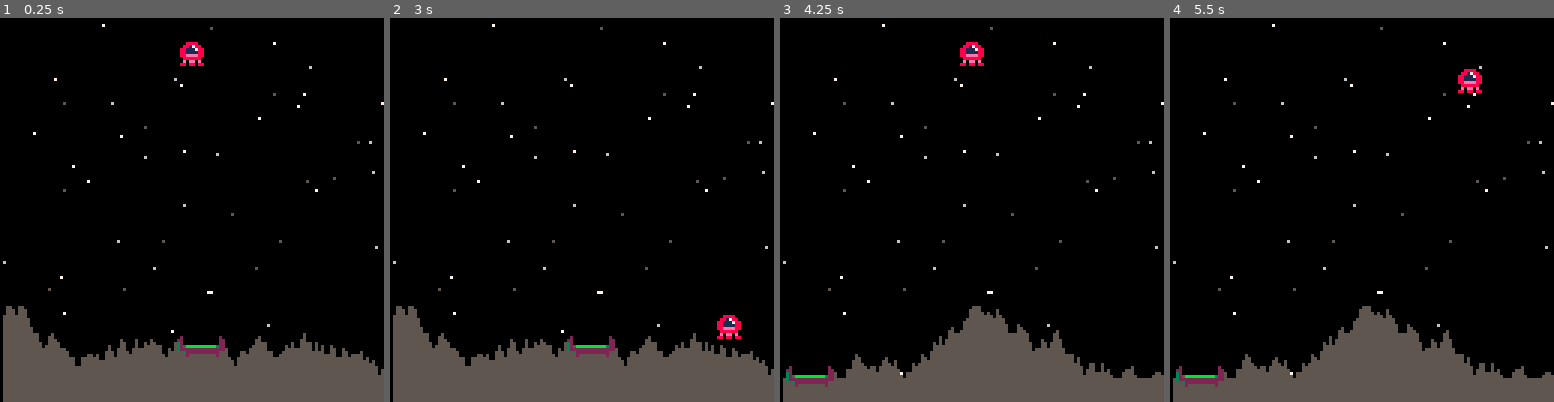
Above: before the commit, frames 1-4 (left to right).
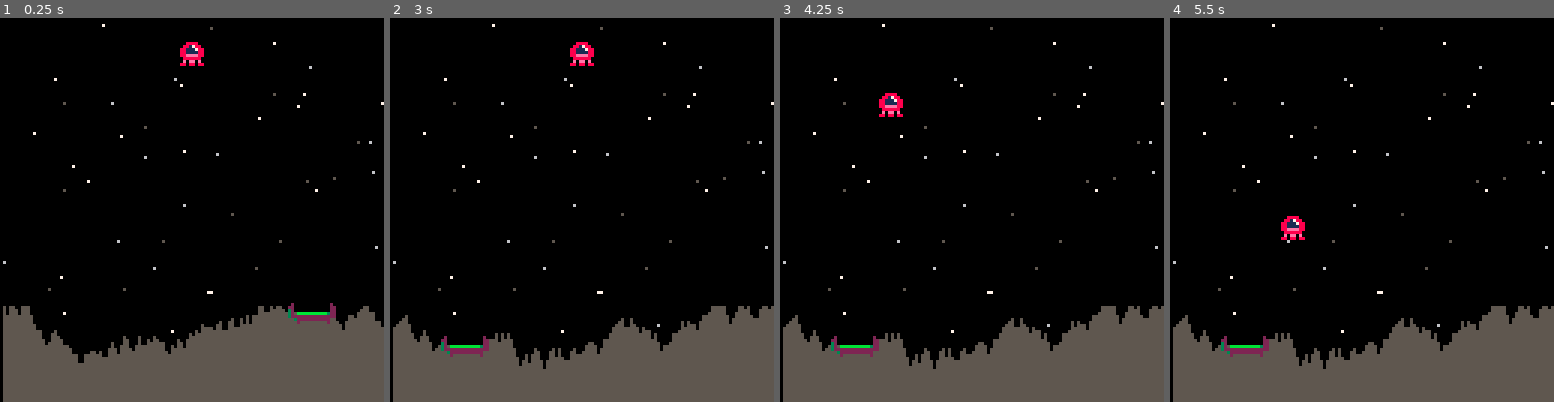
Above: after the commit, the same moments.

Repository: Abbabon/pico-8
Game: PICO-8 cartridge lander.p8
Same seed, same stepped clock (60 frames per second), same inputs: the game is played once before the commit and once after it.
Inputs:
- Up to frame 1 (0.25 s): no input
- Up to frame 2 (3 s): tap X (X key) at 0.33, 1.07, 1.85, 2.97 s; tap O (Z key) at 0.7, 1.7, 2.1, 2.5, 2.9 s; hold Right 1.6-2.1 s; hold Up 2.15-2.42 s; hold Right from 2.47 s (still down)
- Up to frame 3 (4.25 s): release Right at 3.03 s; hold Left 3.08-3.58 s; tap O (Z key) at 3.3, 3.7, 4.1 s; hold Right from 4.02 s (still down); tap X (X key) at 4.08 s
- Up to frame 4 (5.5 s): tap O (Z key) at 4.5, 4.9, 5.3 s; release Right at 4.68 s; hold Up 4.73-5.03 s; hold Left from 5.08 s (still down); tap X (X key) at 5.2 s

The runs differ from the first frame. In frame 1, 5.4% of the frame differs, in the area x 0-100%, y 74-93%; in frame 2, 5.4%; in frame 3, 9.1%, in the area x 0-100%, y 6-97%; in frame 4, 9.1%.

Commit message:
added explosion animation, beginning generic particle system

Diff:
--- a/lander.p8
+++ b/lander.p8
@@ -6,10 +6,50 @@
 
 function _init()
  g=0.025 --gravity
+ make_spriteranges()
+ init_particle_system()
+ game_setup()
+end
+
+function _update()
+ if (not game_over) then
+  move_player()
+  check_land()
+ else
+  if (btnp(5)) game_setup()
+  update_particles()
+ end
+end
+
+function _draw()
+  cls()
+  draw_stars()
+  draw_ground()
+  draw_player()
+  draw_particles();
+
+  if (game_over) then
+   if (win) then
+    print("a winner is you!", 30, 48, 11)
+   else
+    print("too bad :(", 40, 48, 8)
+   end
+   print("press ❎ to play again", 20, 70, 5)
+  end
+end
+
+function make_spriteranges()
+ explosion={}
+ explosion.a=32
+ explosion.b=34
+end
+
+function game_setup()
  game_over=false
  win=false
  make_player()
  make_ground()
+ reset_particle_system()
 end
 
 function make_player()
@@ -24,35 +64,6 @@
  p.thrust=0.075
 end
 
-function _update()
- if (not game_over) then
-  move_player()
-  check_land()
- else
-  if (btnp(5)) _init()
- end
-end
-
-function _draw()
-  cls()
-  draw_stars()
-  draw_ground()
-  draw_player()
-
-  if (game_over) then
-   if (win) then
-    print("a winner is you!", 30, 48, 11)
-   else
-    print("too bad :(", 40, 48, 8)
-   end
-   print("press ❎ to play again", 20, 70, 5)
-  end
-end
-
-function rndb(low,high) --random between
- return flr(rnd(high-low+1)+low)
-end
-
 function draw_stars()
  srand(1) --same random, fixates the stars; consider changing every few seconds
  for i=1,50 do
@@ -99,7 +110,14 @@
  if (game_over and win) then
   spr(4,p.x,p.y-8) --flag
  elseif (game_over) then
-  spr(5,p.x,p.y) --kaboom
+  draw_explosion()
+ end
+end
+
+function draw_explosion()
+ p.sprite+=1
+ if p.sprite < explosion.a or p.sprite > explosion.b then
+  p.sprite=explosion.a
  end
 end
 
@@ -167,147 +184,107 @@
  end
 end
 
-…(144 lines of a section not shown)…
+-->8
+function init_particle_system()
+ particles_gravity=0.1 --particle gravity
+ max_vel=3 --max initial particle velocity
+ min_time=2 --min/max time between particles
+ max_time=5
+ min_life=90 --particle lifetime
+ max_life=120
+ particles_t=0 --particles ticker
+ cols={1,1,1,13,13,12,12,7} --colors
+ burst=50
+ next_p=rndb(min_time,max_time)
+end
+
+function reset_particle_system()
+ should_draw_particles = false
+ ps={} --empty particle table
+end
+
+function update_particles()
+ if should_draw_particles then
+  particles_t+=1
+  if (particles_t==next_p) then
+   add_particle(64,64)
+   next_p=rndb(min_time,max_time)
+   particles_t=0
+  end
+
+  --particles burst
+  if (btnp(🅾️)) then
+   for i=1,burst do add_particle(64,64) end
+  end
+
+  foreach(ps,update_p)
+ end
+end
+
+function draw_particles()
+ if should_draw_particles then
+  foreach(ps,draw_particle)
+ end
+end
+
+function add_particle(x,y)
+ local p={}
+ p.x,p.y=x,y
+ p.dx=rnd(max_vel)-max_vel/2
+ p.dy=rnd(max_vel)*-1
+ p.life_start=rndb(min_life,max_life)
+ p.life=p.life_start
+ add(ps,p)
+end
+
+function update_p(p)
+ if (p.life<=0) then
+  del(ps,p) --kill old particles
+ else
+  p.dy+=particles_gravity --add gravity
+ if ((p.y+p.dy)>127) p.dy*=-0.8
+  p.x+=p.dx --update position
+  p.y+=p.dy
+  p.life-=1 --die a little
+ end
+end
+
+function draw_particle(p)
+ local pcol=flr(p.life/p.life_start*#cols+1)
+ pset(p.x+player.x,p.y+player.y,cols[pcol])
+end
+
+-->8
+function rndb(low,high) --random between
+ return flr(rnd(high-low+1)+low)
+end
+…(30 lines of a section not shown)…
Not shown, changed: 138 lines of the sprite sheet (__gfx__) section of lander.p8
Not shown, changed: the thumbnail (__label__) section of lander.p8
Not shown, changed: README.md
Not shown, added: exports/lander.p8.png
